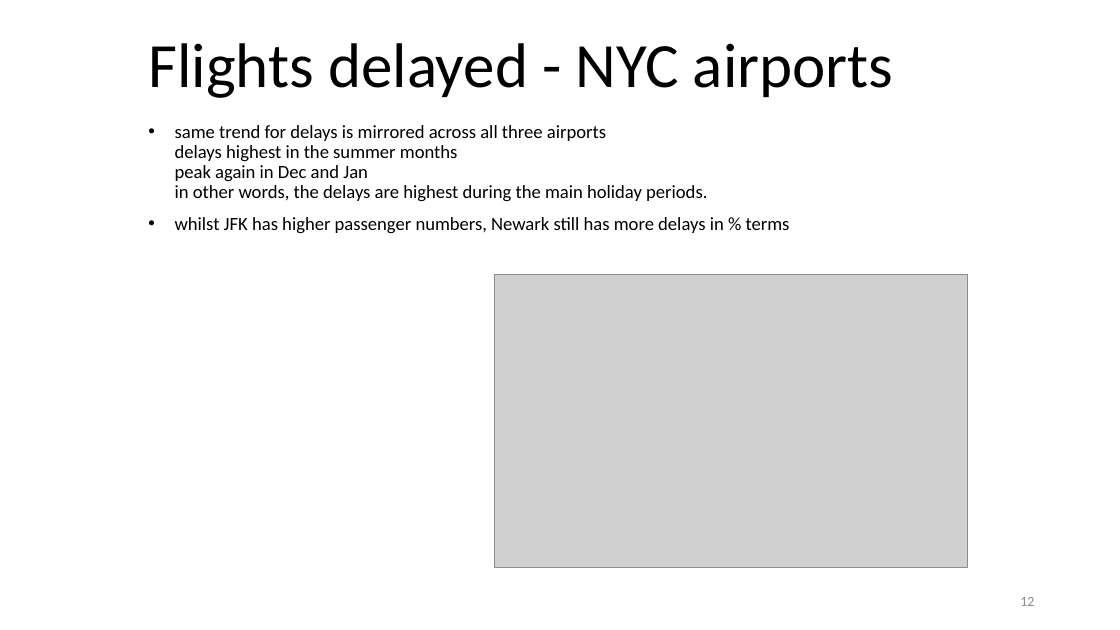
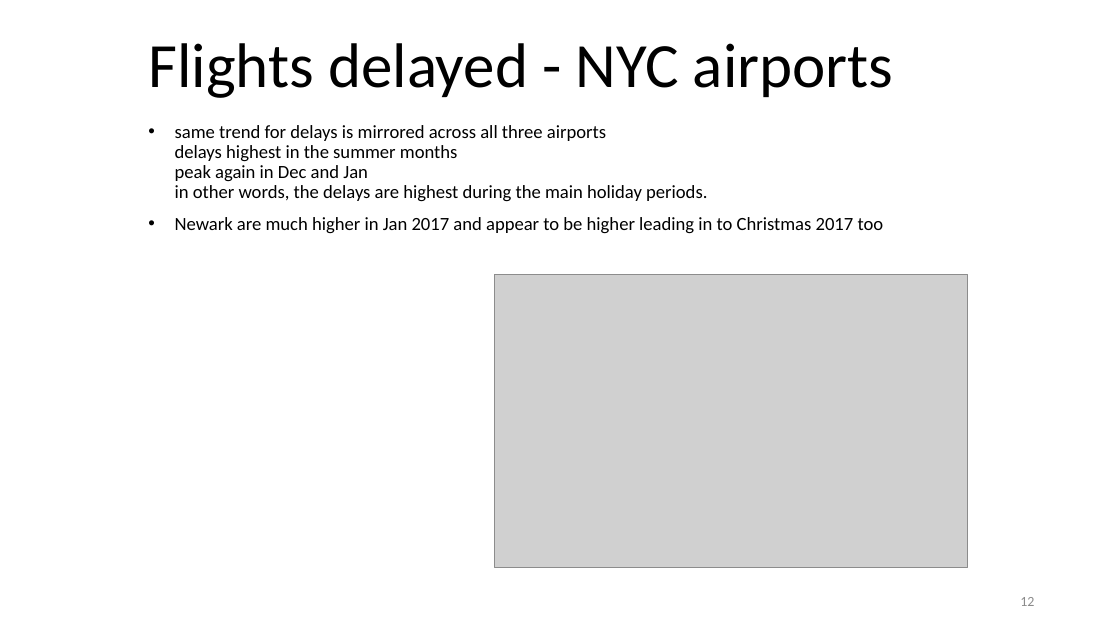
Before and after one commit to malcolmspeight/codeclan_final_project_malcolm_speight, a slide deck: slide 12 of Newark_script_01a.pptx. Drawn at 1120x630 pixels with LibreOffice and Linux fonts; fonts in the diff are those of the drawing; grey boxes stand for pictures. Boxes give left, top, right and bottom in pixels: in the first picture for what was removed or moved away, otherwise in the second. Text is boxed around its words. In the diff, an @@ line names an element or a change of style, - is before the commit and + after.

```diff
--- a/Newark_script_01a.pptx
+++ b/Newark_script_01a.pptx
@@ subtitle at (x1=175, y1=217, x2=884, y2=234): text changed @@
-• whilst JFK has higher passenger numbers, Newark still has more delays in % terms
+• Newark are much higher in Jan 2017 and appear to be higher leading in to Christmas 2017 too
```
Also in this commit, not shown: 2 other slides changed, 2 other files.
